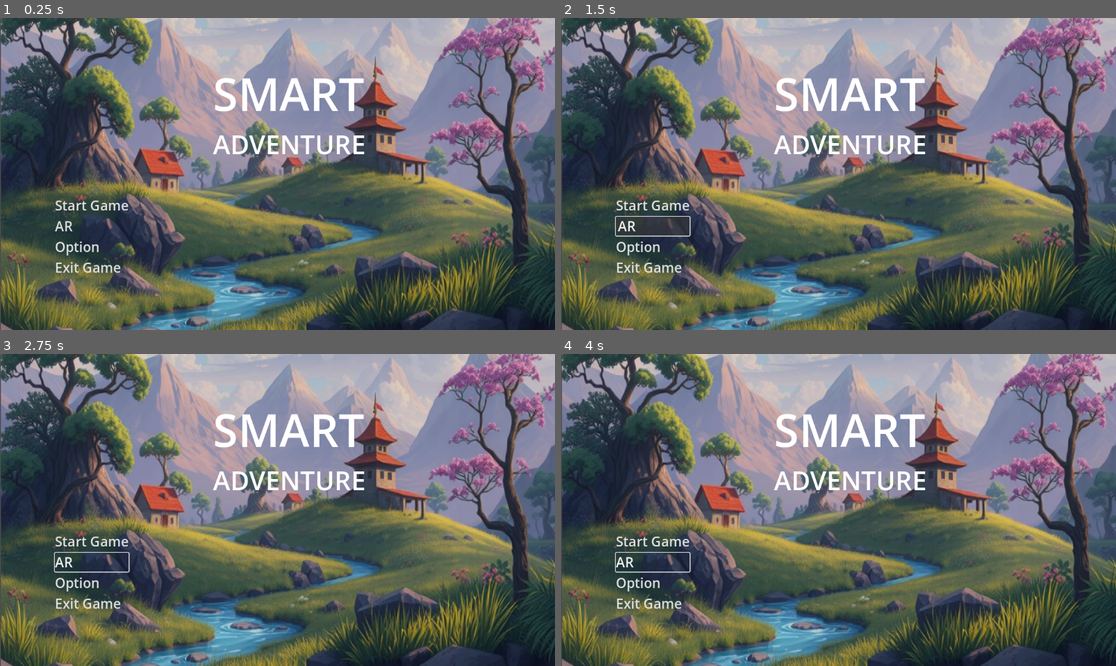
Above: before the commit, frames 1-4 (two rows, left to right).
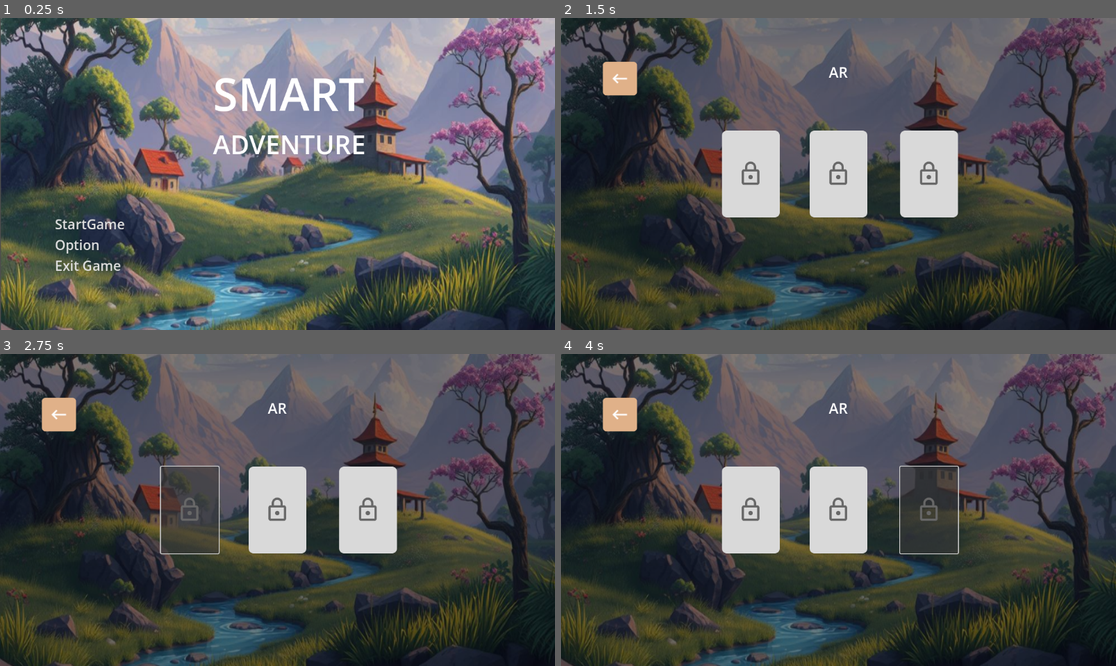
Above: after the commit, the same moments.

Repository: Ilhamalgojoli/Proyek-Tingkat
Game: Godot game, scene res://MainMenu.tscn
Same seed, same stepped clock (60 frames per second), same inputs: the game is played once before the commit and once after it. Before the commit the project has no main scene; this scene is started directly in both runs.
Inputs (mouse positions are in pixels of both pictures, inside the frame that each line leads up to):
- Up to frame 1 (0.25 s): no input
- Up to frame 2 (1.5 s): click (655, 227) at 0.5 s, where only the run before the commit has a clickable "AR"; click "AR" at 1.25 s
- Up to frame 3 (2.75 s): click (188, 510) at 2.02 s
- Up to frame 4 (4 s): click (838, 510) at 2.77 s; click (927, 510) at 3.52 s

The runs differ from the first frame. In frame 1, 0.8% of the frame differs, in the area x 9-24%, y 58-82%; in frame 2, 88%, in the area x 0-100%, y 0-100%; in frame 3, 88%; in frame 4, 87%.

Commit message:
push navigate

Diff:
--- a/ChooseLevel.tscn
+++ b/ChooseLevel.tscn
@@ -1,6 +1,37 @@
-[gd_scene load_steps=2 format=3 uid="uid://b8ye5amq28yhw"]
+[gd_scene load_steps=8 format=3 uid="uid://b8ye5amq28yhw"]
 
+[ext_resource type="Script" uid="uid://bjbjyqxby4qn0" path="res://choose_level.gd" id="1_fk2j0"]
 [ext_resource type="Texture2D" uid="uid://iwpp8reegaan" path="res://Screenshot 2025-03-13 110926 1.png" id="1_k7l0g"]
+[ext_resource type="Texture2D" uid="uid://ck5gjge25jyeg" path="res://keyboard_backspace_24dp_E3E3E3_FILL0_wght400_GRAD0_opsz24 2.png" id="2_fk2j0"]
+
+[sub_resource type="StyleBoxFlat" id="StyleBoxFlat_h23te"]
+bg_color = Color(0.878431, 0.694118, 0.537255, 1)
+corner_radius_top_left = 15
+corner_radius_top_right = 15
+corner_radius_bottom_right = 15
+corner_radius_bottom_left = 15
+
+[sub_resource type="StyleBoxFlat" id="StyleBoxFlat_k7l0g"]
+bg_color = Color(0.85098, 0.458824, 0.458824, 1)
+corner_radius_top_left = 20
+corner_radius_top_right = 20
+corner_radius_bottom_right = 20
+corner_radius_bottom_left = 20
+
+[sub_resource type="StyleBoxFlat" id="StyleBoxFlat_8kdr1"]
+bg_color = Color(0.85098, 0.458824, 0.458824, 1)
+corner_radius_top_left = 20
+corner_radius_top_right = 20
+corner_radius_bottom_right = 20
+corner_radius_bottom_left = 20
+
+[sub_resource type="StyleBoxFlat" id="StyleBoxFlat_fk2j0"]
+bg_color = Color(0.85098, 0.458824, 0.458824, 1)
+corner_radius_top_left = 20
+corner_radius_top_right = 20
+corner_radius_bottom_right = 20
+corner_radius_bottom_left = 20
+corner_detail = 20
 
 [node name="ChoseLevel" type="Control"]
 layout_mode = 3
@@ -9,8 +40,10 @@
 anchor_bottom = 1.0
 grow_horizontal = 2
 grow_vertical = 2
+script = ExtResource("1_fk2j0")
 
 [node name="Screenshot2025-03-131109261" type="Sprite2D" parent="."]
+modulate = Color(0.686275, 0.686275, 0.686275, 1)
 position = Vector2(576, 324)
 scale = Vector2(1.36493, 1.66154)
 texture = ExtResource("1_k7l0g")
@@ -31,36 +64,54 @@
 theme_override_font_sizes/font_size = 36
 text = "Chose Level "
 
-[node name="Button" type="Button" parent="."]
+[node name="Back" type="Button" parent="."]
 layout_mode = 0
 offset_left = 62.0
 offset_top = 56.0
-offset_right = 107.0
-offset_bottom = 87.0
-text = "Back
-"
+offset_right = 121.0
+offset_bottom = 114.0
+scale = Vector2(1.2, 1.2)
+theme_override_icons/icon = ExtResource("2_fk2j0")
+theme_override_styles/normal = SubResource("StyleBoxFlat_h23te")
+icon_alignment = 1
 
 [node name="HBoxContainer" type="HBoxContainer" parent="."]
-layout_mode = 0
-offset_left = 450.0
-offset_top = 326.0
-offset_right = 698.0
-offset_bottom = 387.0
+layout_mode = 1
+anchors_preset = 8
+anchor_left = 0.5
+anchor_top = 0.5
+anchor_right = 0.5
+anchor_bottom = 0.5
+offset_left = -214.0
+offset_top = -17.0
+offset_right = 214.0
+offset_bottom = 83.0
+grow_horizontal = 2
+grow_vertical = 2
 theme_override_constants/separation = 79
 
 [node name="Level 1" type="Button" parent="HBoxContainer"]
+custom_minimum_size = Vector2(90, 100)
 layout_mode = 2
 theme_override_font_sizes/font_size = 38
+theme_override_styles/normal = SubResource("StyleBoxFlat_k7l0g")
 text = "1"
 
 [node name="Level 2" type="Button" parent="HBoxContainer"]
+custom_minimum_size = Vector2(90, 100)
 layout_mode = 2
 size_flags_vertical = 4
 theme_override_font_sizes/font_size = 38
-text = "1"
+theme_override_styles/normal = SubResource("StyleBoxFlat_8kdr1")
+text = "2"
 
 [node name="Level 3" type="Button" parent="HBoxContainer"]
+custom_minimum_size = Vector2(90, 100)
 layout_mode = 2
 size_flags_vertical = 4
 theme_override_font_sizes/font_size = 38
-text = "1"
+theme_override_styles/normal = SubResource("StyleBoxFlat_fk2j0")
+text = "3"
+
+[connection signal="pressed" from="Back" to="." method="_on_back_pressed"]
+[connection signal="pressed" from="Back" to="Back" method="_on_pressed"]
--- a/MainMenu.tscn
+++ b/MainMenu.tscn
@@ -1,10 +1,9 @@
 [gd_scene load_steps=6 format=3 uid="uid://ba44b81e0vf8m"]
 
+[ext_resource type="Script" uid="uid://naheubkogf0" path="res://main_menu.gd" id="1_eiy7p"]
 [ext_resource type="Texture2D" uid="uid://iwpp8reegaan" path="res://Screenshot 2025-03-13 110926 1.png" id="1_i26rj"]
 
 [sub_resource type="StyleBoxEmpty" id="StyleBoxEmpty_eiy7p"]
-
-[sub_resource type="StyleBoxEmpty" id="StyleBoxEmpty_h7a2f"]
 
 [sub_resource type="StyleBoxEmpty" id="StyleBoxEmpty_qoqlk"]
 
@@ -17,6 +16,7 @@
 anchor_bottom = 1.0
 grow_horizontal = 2
 grow_vertical = 2
+script = ExtResource("1_eiy7p")
 
 [node name="Screenshot2025-03-131109261" type="Sprite2D" parent="."]
 modulate = Color(0.877616, 0.877616, 0.877616, 1)
@@ -49,25 +49,17 @@
 anchor_right = 0.5
 anchor_bottom = 0.5
 offset_left = -462.0
-offset_top = 46.0
-offset_right = -309.0
-offset_bottom = 214.0
+offset_top = 85.0
+offset_right = -284.0
+offset_bottom = 253.0
 grow_horizontal = 2
 grow_vertical = 2
 
-[node name="StartGame" type="Button" parent="VBoxContainer"]
+[node name="Start" type="Button" parent="VBoxContainer"]
 layout_mode = 2
 theme_override_font_sizes/font_size = 28
 theme_override_styles/normal = SubResource("StyleBoxEmpty_eiy7p")
-button_mask = 0
-text = "Start Game"
-alignment = 0
-
-[node name="AR" type="Button" parent="VBoxContainer"]
-layout_mode = 2
-theme_override_font_sizes/font_size = 28
-theme_override_styles/normal = SubResource("StyleBoxEmpty_h7a2f")
-text = "AR"
+text = "StartGame"
 alignment = 0
 
 [node name="Option" type="Button" parent="VBoxContainer"]
@@ -83,3 +75,7 @@
 theme_override_font_sizes/font_size = 28
 theme_override_styles/normal = SubResource("StyleBoxEmpty_i26rj")
 text = "Exit Game"
+
+[connection signal="pressed" from="VBoxContainer/Start" to="." method="_on_start_pressed"]
+[connection signal="pressed" from="VBoxContainer/Option" to="." method="_on_option_pressed"]
+[connection signal="pressed" from="VBoxContainer/ExitButton" to="." method="_on_exit_button_pressed"]
--- a/start_play_game.tscn
+++ b/StartGame.tscn
@@ -1,24 +1,26 @@
-[gd_scene load_steps=4 format=3 uid="uid://dwrsq1r43ynl0"]
+[gd_scene load_steps=5 format=3 uid="uid://dwrsq1r43ynl0"]
 
-[ext_resource type="Texture2D" uid="uid://iwpp8reegaan" path="res://Screenshot 2025-03-13 110926 1.png" id="1_64v4e"]
+[ext_resource type="Script" uid="uid://bnaw3c4isnrq4" path="res://start_game.gd" id="1_0yd1k"]
+[ext_resource type="Texture2D" uid="uid://iwpp8reegaan" path="res://Screenshot 2025-03-13 110926 1.png" id="1_yyg2i"]
 
 [sub_resource type="StyleBoxEmpty" id="StyleBoxEmpty_yv8gd"]
 
 [sub_resource type="StyleBoxEmpty" id="StyleBoxEmpty_2volw"]
 
-[node name="StartPlayGame" type="Control"]
+[node name="StartGame" type="Control"]
 layout_mode = 3
 anchors_preset = 15
 anchor_right = 1.0
 anchor_bottom = 1.0
 grow_horizontal = 2
 grow_vertical = 2
+script = ExtResource("1_0yd1k")
 
 [node name="Screenshot2025-03-131109261" type="Sprite2D" parent="."]
 modulate = Color(0.686275, 0.686275, 0.686275, 1)
 position = Vector2(576, 324)
 scale = Vector2(1.36493, 1.66154)
-texture = ExtResource("1_64v4e")
+texture = ExtResource("1_yyg2i")
 
 [node name="VBoxContainer2" type="VBoxContainer" parent="."]
 layout_mode = 1
@@ -78,3 +80,7 @@
 theme_override_styles/normal = SubResource("StyleBoxEmpty_2volw")
 text = "Back To Menu
 "
+
+[connection signal="pressed" from="VBoxContainer/Start Play Game" to="." method="_on_start_play_game_pressed"]
+[connection signal="pressed" from="VBoxContainer/AR" to="." method="_on_ar_pressed"]
+[connection signal="pressed" from="VBoxContainer/Back To Menu" to="." method="_on_back_to_menu_pressed"]
--- /dev/null
+++ b/ar_mode.gd
@@ -0,0 +1,4 @@
+extends Control
+
+func _on_back_pressed() -> void:
+	get_tree().change_scene_to_file("res://StartGame.tscn")
--- /dev/null
+++ b/ar_mode.tscn
@@ -0,0 +1,112 @@
+[gd_scene load_steps=9 format=3 uid="uid://cjjyv3b1qyrli"]
+
+[ext_resource type="Texture2D" uid="uid://iwpp8reegaan" path="res://Screenshot 2025-03-13 110926 1.png" id="1_0egvk"]
+[ext_resource type="Script" uid="uid://8hbq2ggttm6f" path="res://ar_mode.gd" id="1_fk8jq"]
+[ext_resource type="Texture2D" uid="uid://j5vsckbhf06g" path="res://lock_24dp_E3E3E3_FILL0_wght400_GRAD0_opsz24 1.png" id="2_nvan6"]
+[ext_resource type="Texture2D" uid="uid://ck5gjge25jyeg" path="res://keyboard_backspace_24dp_E3E3E3_FILL0_wght400_GRAD0_opsz24 2.png" id="3_8n8gn"]
+
+[sub_resource type="StyleBoxFlat" id="StyleBoxFlat_41x2b"]
+bg_color = Color(0.85098, 0.85098, 0.85098, 1)
+corner_radius_top_left = 10
+corner_radius_top_right = 10
+corner_radius_bottom_right = 10
+corner_radius_bottom_left = 10
+
+[sub_resource type="StyleBoxFlat" id="StyleBoxFlat_lkk31"]
+bg_color = Color(0.85098, 0.85098, 0.85098, 1)
+corner_radius_top_left = 10
+corner_radius_top_right = 10
+corner_radius_bottom_right = 10
+corner_radius_bottom_left = 10
+
+[sub_resource type="StyleBoxFlat" id="StyleBoxFlat_ymxa6"]
+bg_color = Color(0.85098, 0.85098, 0.85098, 1)
+corner_radius_top_left = 10
+corner_radius_top_right = 10
+corner_radius_bottom_right = 10
+corner_radius_bottom_left = 10
+
+[sub_resource type="StyleBoxFlat" id="StyleBoxFlat_fk8jq"]
+bg_color = Color(0.878431, 0.694118, 0.537255, 1)
+corner_radius_top_left = 6
+corner_radius_top_right = 6
+corner_radius_bottom_right = 6
+corner_radius_bottom_left = 6
+
+[node name="ARMode" type="Control"]
+layout_mode = 3
+anchors_preset = 15
+anchor_right = 1.0
+anchor_bottom = 1.0
+grow_horizontal = 2
+grow_vertical = 2
+script = ExtResource("1_fk8jq")
+
+[node name="Screenshot2025-03-131109261" type="Sprite2D" parent="."]
+modulate = Color(0.517184, 0.517184, 0.517184, 1)
+position = Vector2(576, 324)
+scale = Vector2(1.36493, 1.66154)
+texture = ExtResource("1_0egvk")
+
+[node name="Label" type="Label" parent="."]
+layout_mode = 1
+anchors_preset = 5
+anchor_left = 0.5
+anchor_right = 0.5
+offset_left = -20.0
+offset_top = 91.0
+offset_right = 20.0
+offset_bottom = 133.0
+grow_horizontal = 2
+theme_override_font_sizes/font_size = 30
+text = "AR"
+
+[node name="AR 1" type="Button" parent="."]
+layout_mode = 2
+offset_left = 334.0
+offset_top = 234.0
+offset_right = 454.0
+offset_bottom = 414.0
+theme_override_icons/icon = ExtResource("2_nvan6")
+theme_override_styles/normal = SubResource("StyleBoxFlat_41x2b")
+icon_alignment = 1
+
+[node name="AR 2" type="Button" parent="."]
+layout_mode = 1
+anchors_preset = 8
+anchor_left = 0.5
+anchor_top = 0.5
+anchor_right = 0.5
+anchor_bottom = 0.5
+offset_left = -60.0
+offset_top = -90.0
+offset_right = 60.0
+offset_bottom = 90.0
+grow_horizontal = 2
+grow_vertical = 2
+theme_override_icons/icon = ExtResource("2_nvan6")
+theme_override_styles/normal = SubResource("StyleBoxFlat_lkk31")
+icon_alignment = 1
+
+[node name="AR 3" type="Button" parent="."]
+layout_mode = 2
+offset_left = 704.0
+offset_top = 234.0
+offset_right = 824.0
+offset_bottom = 414.0
+theme_override_icons/icon = ExtResource("2_nvan6")
+theme_override_styles/normal = SubResource("StyleBoxFlat_ymxa6")
+icon_alignment = 1
+
+[node name="back" type="Button" parent="."]
+layout_mode = 0
+offset_left = 87.0
+offset_top = 91.0
+offset_right = 146.0
+offset_bottom = 149.0
+scale = Vector2(1.2, 1.2)
+theme_override_icons/icon = ExtResource("3_8n8gn")
+theme_override_styles/normal = SubResource("StyleBoxFlat_fk8jq")
+icon_alignment = 1
+
+[connection signal="pressed" from="back" to="." method="_on_back_pressed"]
--- /dev/null
+++ b/choose_level.gd
@@ -0,0 +1,4 @@
+extends Control
+
+func _on_back_pressed() -> void:
+	get_tree().change_scene_to_file("res://StartGame.tscn")
--- /dev/null
+++ b/main_menu.gd
@@ -0,0 +1,8 @@
+extends Control
+
+func _on_start_pressed() -> void:
+	get_tree().change_scene_to_file("res://StartGame.tscn")
+func _on_option_pressed() -> void:
+	get_tree().change_scene_to_file("res://option.tscn")
+func _on_exit_button_pressed() -> void:
+	get_tree().quit()
--- /dev/null
+++ b/option.gd
@@ -0,0 +1,33 @@
+extends Control
+
+@onready var slider_sfx = $"VBoxContainer/HSlider2(SFX)"
+@onready var slider_music = $"VBoxContainer/HSlider(Music)"
+
+var bus_music_index: int
+var bus_sfx_index: int
+
+func _ready() -> void:
+
+	bus_music_index = AudioServer.get_bus_index("Music")
+	bus_sfx_index = AudioServer.get_bus_index("Sfx")
+
+	slider_music.value = linear_to_db(bus_music_index)
+	slider_music.value_changed.connect(_on_h_slider_music_value_changed)
+
+	slider_sfx.value = linear_to_db(bus_sfx_index)
+	slider_music.value_changed.connect(_on_h_slider_sfx_value_changed)
+
+func _on_h_slider_music_value_changed(value: float) -> void:
+	AudioServer.set_bus_volume_db(
+		bus_music_index,
+		linear_to_db(value)
+	)
+
+func _on_h_slider_sfx_value_changed(value: float) -> void:
+	AudioServer.set_bus_volume_db(
+		bus_sfx_index,
+		linear_to_db(value)
+	)
+
+func _on_back_pressed() -> void:
+	get_tree().change_scene_to_file("res://MainMenu.tscn")
--- a/option.tscn
+++ b/option.tscn
@@ -1,6 +1,19 @@
-[gd_scene load_steps=2 format=3 uid="uid://skjp570182hy"]
+[gd_scene load_steps=6 format=3 uid="uid://skjp570182hy"]
 
 [ext_resource type="Texture2D" uid="uid://iwpp8reegaan" path="res://Screenshot 2025-03-13 110926 1.png" id="1_cd5v0"]
+[ext_resource type="Script" uid="uid://cos2dulrid7qg" path="res://option.gd" id="1_rtwqn"]
+[ext_resource type="Texture2D" uid="uid://ck5gjge25jyeg" path="res://keyboard_backspace_24dp_E3E3E3_FILL0_wght400_GRAD0_opsz24 2.png" id="3_l82yo"]
+
+[sub_resource type="StyleBoxFlat" id="StyleBoxFlat_c6ia3"]
+bg_color = Color(0.878431, 0.694118, 0.537255, 1)
+corner_radius_top_left = 5
+corner_radius_top_right = 5
+corner_radius_bottom_right = 5
+corner_radius_bottom_left = 5
+
+[sub_resource type="GDScript" id="GDScript_slay5"]
+script/source = "extends Button
+"
 
 [node name="Option" type="Control"]
 layout_mode = 3
@@ -9,6 +22,7 @@
 anchor_bottom = 1.0
 grow_horizontal = 2
 grow_vertical = 2
+script = ExtResource("1_rtwqn")
 
 [node name="Screenshot2025-03-131109261" type="Sprite2D" parent="."]
 modulate = Color(0.687215, 0.687215, 0.687215, 1)
@@ -60,3 +74,18 @@
 
 [node name="HSlider2(SFX)" type="HSlider" parent="VBoxContainer"]
 layout_mode = 2
+
+[node name="Back" type="Button" parent="."]
+layout_mode = 0
+offset_left = 65.0
+offset_top = 44.0
+offset_right = 124.0
+offset_bottom = 102.0
+scale = Vector2(1.2, 1.2)
+theme_override_icons/icon = ExtResource("3_l82yo")
+theme_override_styles/normal = SubResource("StyleBoxFlat_c6ia3")
+icon_alignment = 1
+script = SubResource("GDScript_slay5")
+
+[connection signal="value_changed" from="VBoxContainer/HSlider(Music)" to="." method="_on_h_slider_music_value_changed"]
+[connection signal="pressed" from="Back" to="." method="_on_back_pressed"]
--- a/project.godot
+++ b/project.godot
@@ -11,6 +11,7 @@
 [application]
 
 config/name="Project Tingkat"
+run/main_scene="uid://ba44b81e0vf8m"
 config/features=PackedStringArray("4.4", "Mobile")
 config/icon="res://icon.svg"
 
--- /dev/null
+++ b/start_game.gd
@@ -0,0 +1,8 @@
+extends Control
+
+func _on_start_play_game_pressed() -> void:
+	get_tree().change_scene_to_file("res://ChooseLevel.tscn")
+func _on_ar_pressed() -> void:
+	get_tree().change_scene_to_file("res://ar_mode.tscn")
+func _on_back_to_menu_pressed() -> void:
+	get_tree().change_scene_to_file("res://MainMenu.tscn")
Not shown, added: ar_mode.gd.uid
Not shown, added: choose_level.gd.uid
Binary file added: keyboard_backspace_24dp_E3E3E3_FILL0_wght400_GRAD0_opsz24 2.png
Not shown, added: keyboard_backspace_24dp_E3E3E3_FILL0_wght400_GRAD0_opsz24 2.png.import
Binary file added: lock_24dp_E3E3E3_FILL0_wght400_GRAD0_opsz24 1.png
Not shown, added: lock_24dp_E3E3E3_FILL0_wght400_GRAD0_opsz24 1.png.import
Not shown, added: main_menu.gd.uid
Not shown, added: option.gd.uid
Not shown, added: start_game.gd.uid
